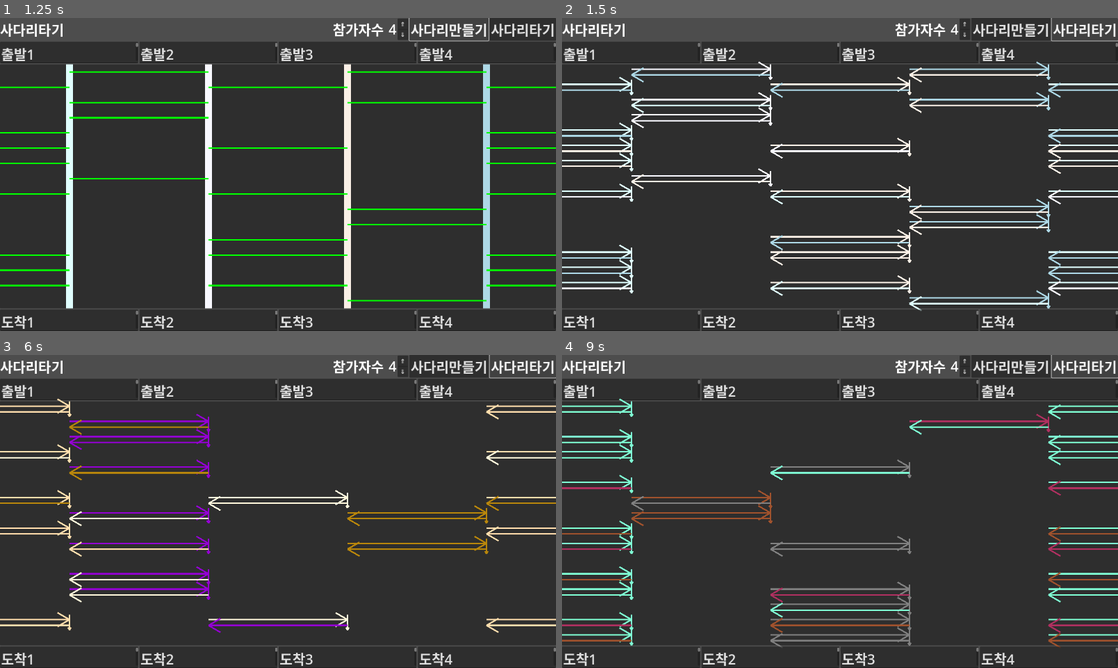
Above: before the commit, frames 1-4 (two rows, left to right).
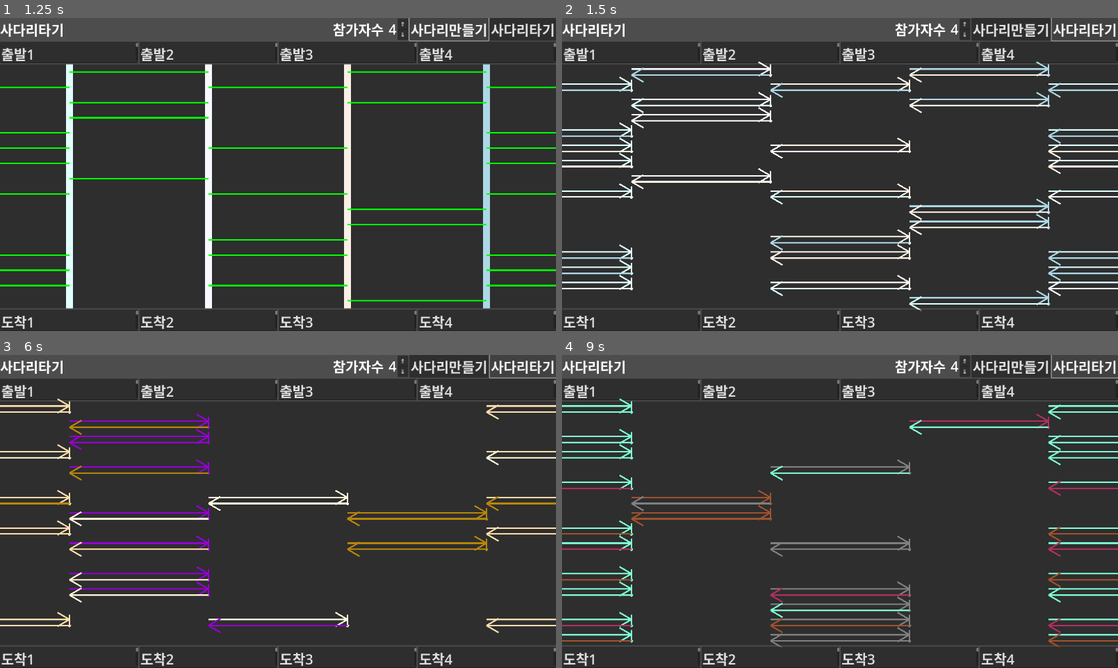
Above: after the commit, the same moments.

Repository: kasworld/gd4laddergame
Game: Godot game, scene res://사다리타기.tscn
Two runs of this game, one before a commit and one after it. Both use one fixed random seed, a clock stepped at 60 frames per second and the inputs below.
Inputs:
- Up to frame 1 (1.25 s): click "사다리만들기" at 0.5 s
- Up to frame 2 (1.5 s): click "사다리타기" at 1.25 s
- Up to frame 3 (6 s): click "⇑" at 2 s; click "⇓" at 2.75 s; click "⇑" at 3.5 s; click "⇓" at 4.25 s; click "사다리만들기" at 5 s; click "사다리타기" at 5.75 s
- Up to frame 4 (9 s): click "⇑" at 6.5 s; click "⇓" at 7.25 s; click "사다리만들기" at 8 s; click "사다리타기" at 8.75 s

Frame 1 is identical in both runs. In frame 2, 2.4% of the frame differs, in the area x 0-100%, y 14-94%; in frame 3, 1.6%; in frame 4, 1.9%.

Commit message:
shift 정리

Diff:
--- a/사다리타기.gd
+++ b/사다리타기.gd
@@ -91,7 +91,7 @@
 				var 가로줄 = Line2D.new()
 				가로줄.default_color = Color.GREEN
 				가로줄.width = 간격.y/10
-				가로줄.points = [가로줄위치(x,y,0), 가로줄위치(x+1,y,0)]
+				가로줄.points = [가로줄위치(x,y), 가로줄위치(x+1,y)]
 				사다리문제.add_child(가로줄)
 
 	사다리문제.visible = true
@@ -103,6 +103,7 @@
 	var n = 참가자수.get_value()
 	var 간격 = 사다리간격()
 
+	var shift = Vector2(0,2 * 간격.y/10)
 	for y in n*4:
 		for x in n+1:
 
@@ -113,20 +114,18 @@
 				# 첫 세로줄 그리기
 			참가번호 = x % n
 			var 세로줄 = 화살표.instantiate()
-			세로줄.init_2_point(세로줄위치(x,y), 세로줄위치(x,y+1),참가자색[참가번호],간격.x/10/10)
+			세로줄.init_2_point(세로줄위치(x,y), 세로줄위치(x,y+1)-shift,참가자색[참가번호],간격.x/10/10)
 			사다리풀이.add_child(세로줄)
 
 			var 가로줄 = 화살표.instantiate()
 			가로줄.init_wing(0.1)
-			var shift = -2 * 간격.y/10
-			가로줄.init_2_point(가로줄위치(x,y,shift), 가로줄위치(x+1,y,shift),참가자색[참가번호],간격.y/10)
+			가로줄.init_2_point(가로줄위치(x,y)-shift, 가로줄위치(x+1,y)-shift, 참가자색[참가번호],간격.y/10)
 			사다리풀이.add_child(가로줄)
 
 			참가번호 = 사다리풀이자료[x%n][y][1]
 			가로줄 = 화살표.instantiate()
 			가로줄.init_wing(0.1)
-			shift = 2 * 간격.y/10
-			가로줄.init_2_point(가로줄위치(x+1,y,shift), 가로줄위치(x,y,shift),참가자색[참가번호],간격.y/10)
+			가로줄.init_2_point(가로줄위치(x+1,y)+shift, 가로줄위치(x,y)+shift,참가자색[참가번호],간격.y/10)
 			사다리풀이.add_child(가로줄)
 
 	사다리문제.visible = false
@@ -140,17 +139,9 @@
 	var 간격 = 사다리간격()
 	return Vector2(x * 간격.x +간격.x/2, y * 간격.y)
 
-func 가로줄위치(x :int, y :int, shift :int)->Vector2:
+func 가로줄위치(x :int, y :int)->Vector2:
 	var 간격 = 사다리간격()
-	return Vector2(x * 간격.x -간격.x/2, y * 간격.y + 간격.y/2 + shift)
-
-func 세로줄만들기(x :int, y:int, co :Color)->Line2D:
-	var 간격 = 사다리간격()
-	var 세로줄 = Line2D.new()
-	세로줄.default_color = co
-	세로줄.width = 간격.x/10
-	세로줄.points = [ 세로줄위치(x,y), 세로줄위치(x,y+1)]
-	return 세로줄
+	return Vector2(x * 간격.x -간격.x/2, y * 간격.y + 간격.y/2 )
 
 func _on_참가자수_value_changed(_idx: int) -> void:
 	참가자수변경()
